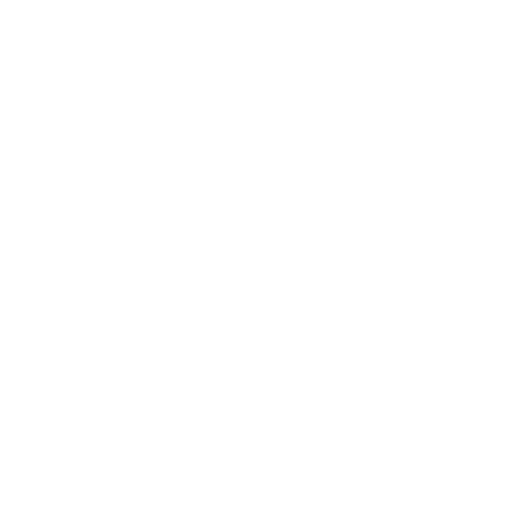
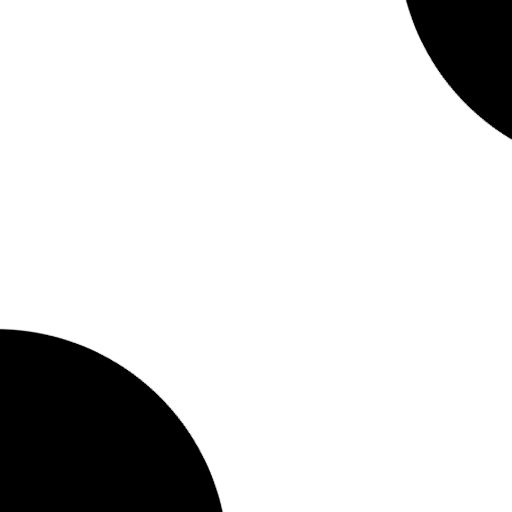
Layered file, before and after one edit (512×512). Changes by layer:
added layer "Layer 16" above "Layer 0" over [0, 0, 512, 512]
